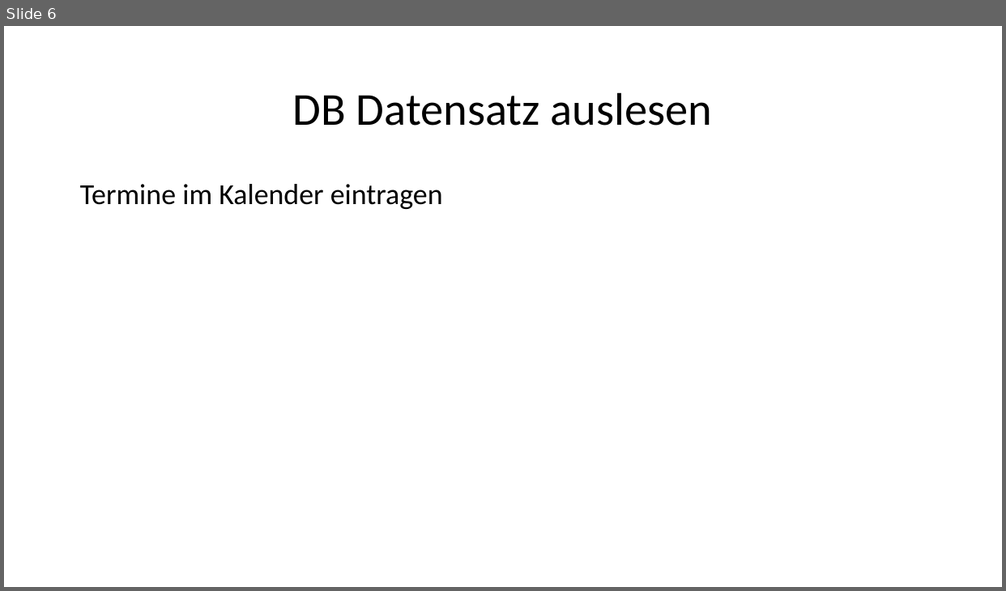
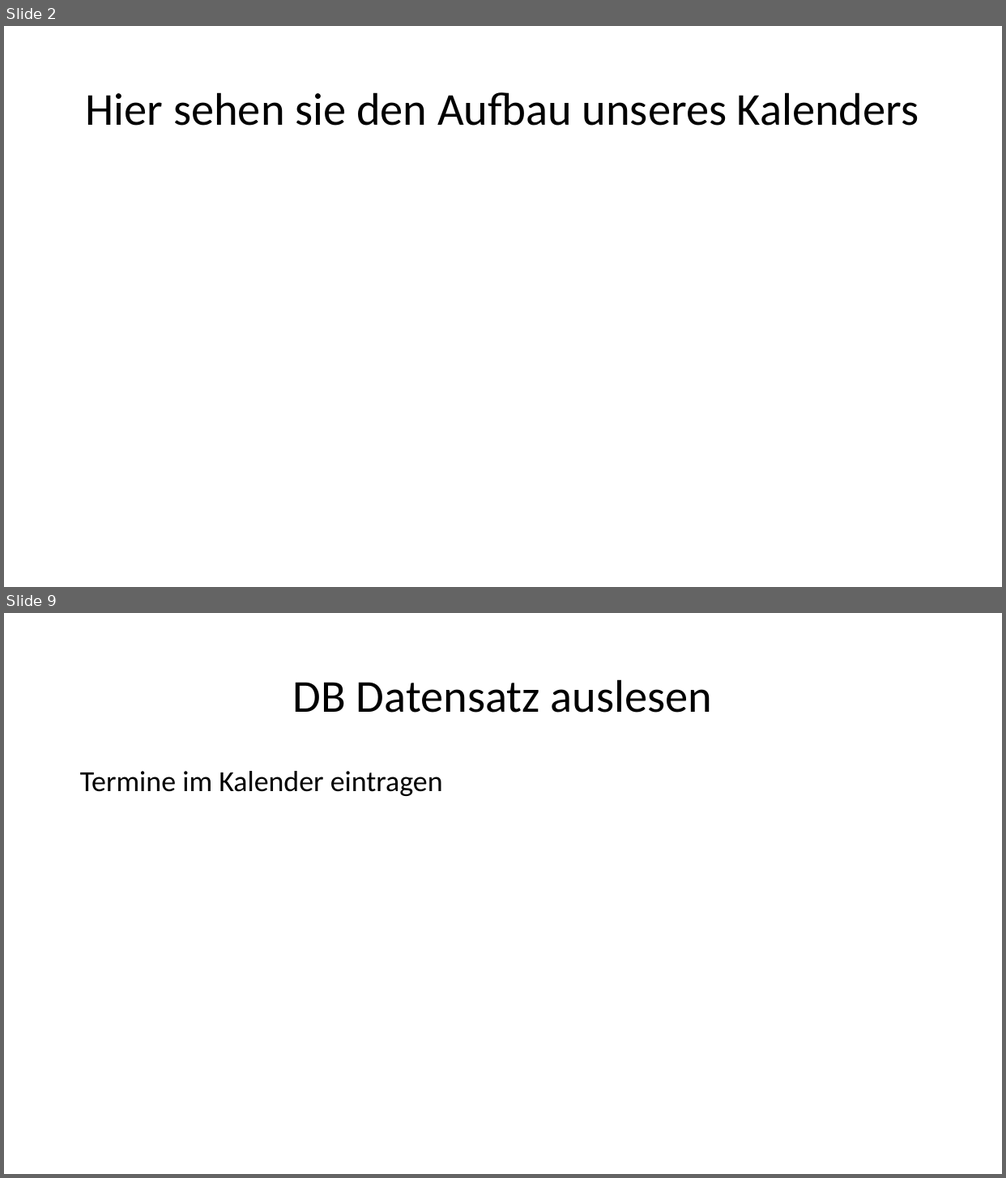
Before and after one commit to Fabusch/Kalenderprojekt, a slide deck: derKalender/Gruppen Kalender.odp. Shown one above the other, each under a label of ours: slide 6 before the commit, slides 2 and 9 after it; the slides between them are not shown. The pictures are 1006x591 and 1006x1178 pixels, drawn with LibreOffice and Linux fonts; fonts in the diff are those of the drawing. Boxes give left, top, right and bottom in pixels: in the first picture for what was removed or moved away, otherwise in the second. Text is boxed around its words. In the diff, an @@ line names an element or a change of style, - is before the commit and + after.

```diff
--- a/derKalender/Gruppen Kalender.odp
+++ b/derKalender/Gruppen Kalender.odp
@@ slide 2 added at <box>4,26,1002,587</box>, background #FFFFFF @@
@@ title added at <box>86,92,919,126</box>, 44 pt, text #000000 @@
+Hier sehen sie den Aufbau unseres Kalenders
@@ what was slide 6 is now slide 9 @@
```
Also in this commit, not shown: 3 slides changed, 4 other slides added, 2 slides removed.
